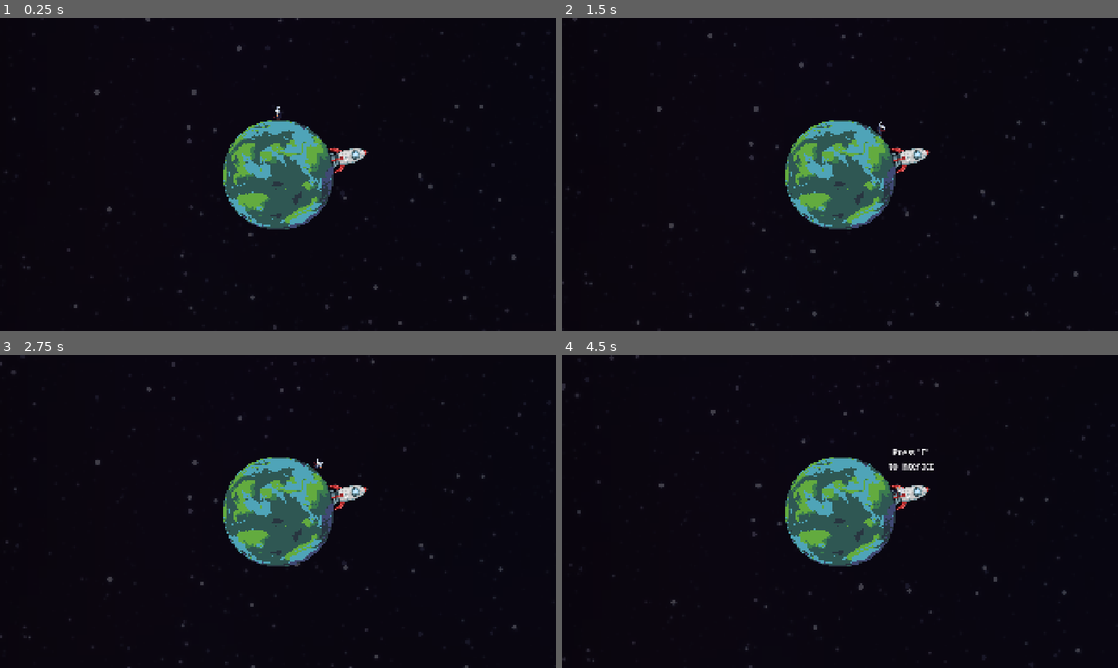
Above: before the commit, frames 1-4 (two rows, left to right).
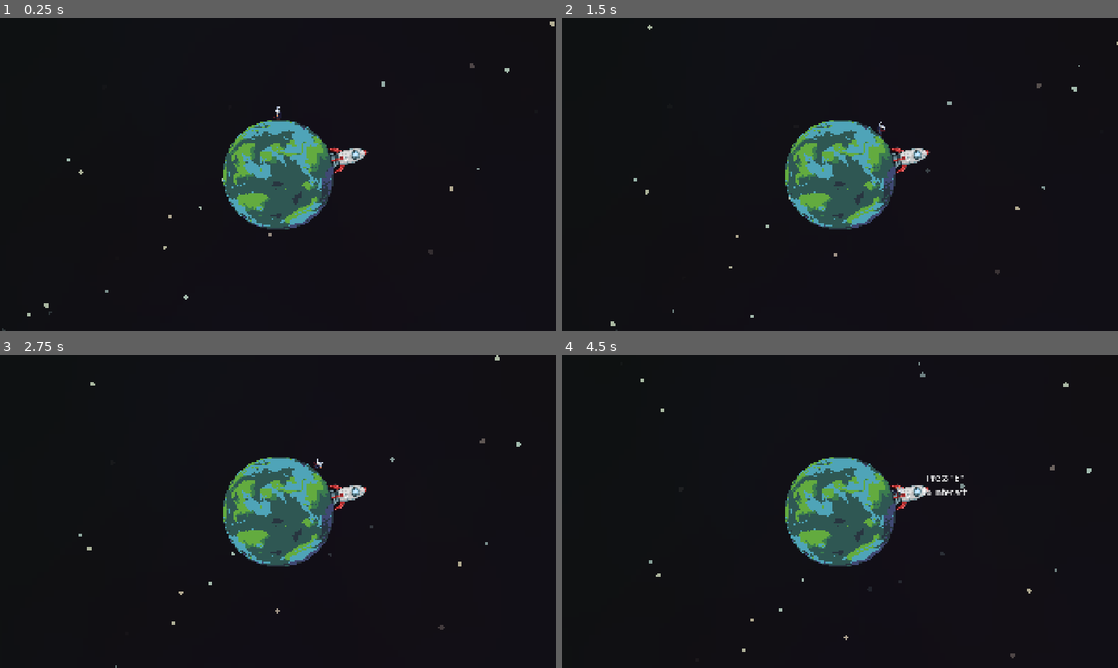
Above: after the commit, the same moments.

Repository: ChetterKRSK/SpaceSpeedrunner
Game: Godot game, scene res://gameScene.tscn
Two runs of this game, one before a commit and one after it. Both use one fixed random seed, a clock stepped at 60 frames per second and the inputs below.
Inputs (mouse positions are in pixels of both pictures, inside the frame that each line leads up to):
- Up to frame 1 (0.25 s): no input
- Up to frame 2 (1.5 s): tap Enter at 0.5 s; move the mouse to (840, 174) at 0.52 s; hold D (Move_Right) 0.53-1.28 s; tap E (Interact) at 0.6 s; move the mouse to (728, 190) at 1.27 s; hold Left (Move_Left) from 1.28 s (still down); click (728, 190) at 1.35 s
- Up to frame 3 (2.75 s): move the mouse to (333, 442) at 2.02 s; release Left (Move_Left) at 2.03 s; hold D (Move_Right) from 2.03 s (still down); tap E (Interact) at 2.1 s
- Up to frame 4 (4.5 s): move the mouse to (812, 574) at 2.77 s; click (812, 574) at 2.85 s; move the mouse to (1006, 558) at 3.52 s; release D (Move_Right) at 3.53 s; hold Left (Move_Left) from 3.53 s (still down); tap E (Interact) at 3.6 s; move the mouse to (673, 464) at 4.27 s; click (673, 464) at 4.35 s

The runs differ from the first frame. In frame 1, 0.5% of the frame differs, in the area x 0-100%, y 0-100%; in frame 2, 0.5%; in frame 3, 0.5%; in frame 4, 0.9%, in the area x 0-96%, y 0-100%.

Commit message:
Сделал генерируемый фон
Звезды - партиклы.
Туманности - цветной шум.
!!!Генерация шума возможно жрет скорость загрузки, надо бы проверить.

Diff:
--- a/gameScene.tscn
+++ b/gameScene.tscn
@@ -1,8 +1,7 @@
-[gd_scene load_steps=36 format=3 uid="uid://ipyyy8fyw71i"]
+[gd_scene load_steps=52 format=3 uid="uid://ipyyy8fyw71i"]
 
 [ext_resource type="Texture2D" uid="uid://sxem2r1i44in" path="res://assets/Sprites/Planet1.png" id="1_ijlju"]
 [ext_resource type="Script" uid="uid://dh4n41emaw2ty" path="res://game_scene.gd" id="1_vdwas"]
-[ext_resource type="Texture2D" uid="uid://d0vw5hu814uri" path="res://assets/Sprites/SpaceBG2.png" id="2_ftf7w"]
 [ext_resource type="Script" uid="uid://d32itkxdecy5m" path="res://state_machine/state_machine.gd" id="2_i1cje"]
 [ext_resource type="Texture2D" uid="uid://ck5wuiqdc7snw" path="res://assets/Sprites/Planet3.png" id="3_2aj80"]
 [ext_resource type="Script" uid="uid://sof2nveeoa7w" path="res://state_machine/on_planet_state.gd" id="3_66kf3"]
@@ -11,12 +10,130 @@
 [ext_resource type="Script" uid="uid://bw01fdv2gvlbt" path="res://state_machine/on_planet_orbit_state.gd" id="5_0q2ys"]
 [ext_resource type="Texture2D" uid="uid://bt74xwkj42yrf" path="res://assets/Sprites/Planet5.png" id="5_w4qqe"]
 [ext_resource type="Texture2D" uid="uid://b6ntb3d3se2jb" path="res://assets/Sprites/Star.png" id="6_d4m0j"]
-[ext_resource type="Texture2D" uid="uid://df6jx5yhfun4q" path="res://assets/Sprites/Fog.png" id="7_gh3f3"]
 [ext_resource type="Texture2D" uid="uid://d1mitx1fwe68h" path="res://assets/Sprites/Cursor.png" id="9_ftf7w"]
 [ext_resource type="PackedScene" uid="uid://dkfy6v0wwcf2y" path="res://scenes/player.tscn" id="12_b0yit"]
 [ext_resource type="PackedScene" uid="uid://c0vro1yvrd8vr" path="res://scenes/rocket.tscn" id="12_h52ud"]
 [ext_resource type="PackedScene" uid="uid://qdohnvxii20c" path="res://scenes/basePlanet.tscn" id="13_h52ud"]
 [ext_resource type="Texture2D" uid="uid://cg8d6scweyojp" path="res://assets/Sprites/Planet2.png" id="14_usena"]
+
+[sub_resource type="Curve" id="Curve_gh3f3"]
+_data = [Vector2(0.00132275, 0.0152687), 0.0, 0.0, 0, 0, Vector2(0.247354, 1), 4.00246, 0.0, 0, 0, Vector2(0.747354, 1), -3.46624e-07, -3.97895, 0, 1, Vector2(0.998677, 0), 0.0, 0.0, 0, 0]
+point_count = 4
+
+[sub_resource type="CurveTexture" id="CurveTexture_h52ud"]
+width = 32
+curve = SubResource("Curve_gh3f3")
+
+[sub_resource type="Gradient" id="Gradient_gh3f3"]
+offsets = PackedFloat32Array(0, 0.324638, 0.681159, 1)
+colors = PackedColorArray(0.837468, 0.722979, 0.710894, 1, 0.802946, 0.775847, 0.617518, 1, 0.739568, 0.858777, 0.753155, 1, 0.672341, 0.86191, 0.882517, 1)
+
+[sub_resource type="GradientTexture1D" id="GradientTexture1D_h52ud"]
+gradient = SubResource("Gradient_gh3f3")
+
+[sub_resource type="ParticleProcessMaterial" id="ParticleProcessMaterial_gh3f3"]
+particle_flag_align_y = true
+particle_flag_disable_z = true
+emission_shape = 3
+emission_box_extents = Vector3(100, 100, 1)
+angle_min = -360.0
+angle_max = 360.0
+direction = Vector3(1, 1, 0)
+spread = 180.0
+initial_velocity_max = 0.02
+gravity = Vector3(0, 0, 0)
+scale_min = 0.05
+scale_max = 0.1
+color_ramp = SubResource("GradientTexture1D_h52ud")
+alpha_curve = SubResource("CurveTexture_h52ud")
+
+[sub_resource type="Curve" id="Curve_h52ud"]
+_data = [Vector2(0, 0), 0.0, 0.0, 0, 0, Vector2(0.252645, 1), 3.95812, 0.0, 1, 0, Vector2(0.747354, 1), 0.0, -3.95811, 0, 1, Vector2(1, 0), 0.0, 0.0, 0, 0]
+point_count = 4
+
+[sub_resource type="CurveTexture" id="CurveTexture_usena"]
+width = 32
+curve = SubResource("Curve_h52ud")
+
+[sub_resource type="ParticleProcessMaterial" id="ParticleProcessMaterial_e2420"]
+particle_flag_align_y = true
+particle_flag_disable_z = true
+emission_shape = 3
+emission_box_extents = Vector3(100, 100, 1)
+angle_min = -360.0
+angle_max = 360.0
+direction = Vector3(1, 1, 0)
+spread = 180.0
+initial_velocity_max = 0.02
+gravity = Vector3(0, 0, 0)
+scale_min = 0.05
+scale_max = 0.1
+scale_curve = SubResource("CurveTexture_usena")
+color_ramp = SubResource("GradientTexture1D_h52ud")
+alpha_curve = SubResource("CurveTexture_h52ud")
+
+[sub_resource type="ParticleProcessMaterial" id="ParticleProcessMaterial_h52ud"]
+particle_flag_align_y = true
+particle_flag_disable_z = true
+emission_shape = 3
+emission_box_extents = Vector3(100, 100, 1)
+angle_min = -360.0
+angle_max = 360.0
+direction = Vector3(1, 1, 0)
+spread = 180.0
+initial_velocity_min = 1.0
+initial_velocity_max = 3.0
+gravity = Vector3(0, 0, 0)
+scale_min = 0.05
+scale_max = 0.1
+scale_curve = SubResource("CurveTexture_usena")
+color_ramp = SubResource("GradientTexture1D_h52ud")
+alpha_curve = SubResource("CurveTexture_h52ud")
+
+[sub_resource type="Gradient" id="Gradient_aui1i"]
+offsets = PackedFloat32Array(0, 0.9975)
+colors = PackedColorArray(1, 0, 0, 0.101961, 1, 0, 0, 0.0509804)
+
+[sub_resource type="FastNoiseLite" id="FastNoiseLite_0q2ys"]
+noise_type = 2
+seed = 1
+frequency = 0.0024
+
+[sub_resource type="NoiseTexture2D" id="NoiseTexture2D_gh3f3"]
+width = 1920
+height = 1080
+color_ramp = SubResource("Gradient_aui1i")
+noise = SubResource("FastNoiseLite_0q2ys")
+
+[sub_resource type="Gradient" id="Gradient_h52ud"]
+offsets = PackedFloat32Array(0, 0.9975)
+colors = PackedColorArray(0, 1, 0, 0.101961, 0, 1, 0, 0.0509804)
+
+[sub_resource type="FastNoiseLite" id="FastNoiseLite_usena"]
+noise_type = 2
+seed = 2
+frequency = 0.0041
+
+[sub_resource type="NoiseTexture2D" id="NoiseTexture2D_e2420"]
+width = 1920
+height = 1080
+color_ramp = SubResource("Gradient_h52ud")
+noise = SubResource("FastNoiseLite_usena")
+
+[sub_resource type="Gradient" id="Gradient_gc1g1"]
+offsets = PackedFloat32Array(0, 0.9975)
+colors = PackedColorArray(0, 0, 1, 0.101961, 0, 0, 1, 0.0509804)
+
+[sub_resource type="FastNoiseLite" id="FastNoiseLite_1mowf"]
+noise_type = 2
+seed = 3
+frequency = 0.0064
+
+[sub_resource type="NoiseTexture2D" id="NoiseTexture2D_pvdr1"]
+width = 1920
+height = 1080
+color_ramp = SubResource("Gradient_gc1g1")
+noise = SubResource("FastNoiseLite_1mowf")
 
 [sub_resource type="Curve2D" id="Curve2D_vdwas"]
 _data = {
@@ -218,7 +335,7 @@
 [node name="GameScene" type="Node2D"]
 script = ExtResource("1_vdwas")
 planetOrbitSpeed = Array[float]([0.0, 0.0, 0.0, 0.0, 0.0])
-planetStartPosition = Array[float]([0.0, -99.0, -99.0, -99.0, -99.0])
+planetStartPosition = Array[float]([-9.0, -9.0, -9.0, -9.0, -9.0])
 
 [node name="StateMachine" type="Node2D" parent="."]
 script = ExtResource("2_i1cje")
@@ -236,83 +353,54 @@
 
 [node name="BG" type="Node" parent="MainObjectsSystem"]
 
+[node name="BlackBG" type="Polygon2D" parent="MainObjectsSystem/BG"]
+z_index = -5
+scale = Vector2(115.64, 1)
+color = Color(0, 0, 0, 1)
+polygon = PackedVector2Array(-110, 7500, -110, -7500, 110, -7500, 110, 7500)
+
 [node name="Stars" type="Node2D" parent="MainObjectsSystem/BG"]
-
-[node name="SpaceBg" type="Sprite2D" parent="MainObjectsSystem/BG/Stars"]
 z_index = -5
-position = Vector2(-11520, -6480)
-scale = Vector2(1.5, 1.5)
-texture = ExtResource("2_ftf7w")
-
-[node name="SpaceBg2" type="Sprite2D" parent="MainObjectsSystem/BG/Stars"]
+
+[node name="MainStars" type="GPUParticles2D" parent="MainObjectsSystem/BG/Stars"]
+scale = Vector2(121, 68.5)
+amount = 10000
+texture = ExtResource("9_ftf7w")
+lifetime = 120.0
+preprocess = 120.0
+randomness = 0.25
+process_material = SubResource("ParticleProcessMaterial_gh3f3")
+
+[node name="TwinklingStars" type="GPUParticles2D" parent="MainObjectsSystem/BG/Stars"]
+scale = Vector2(121, 68.5)
+amount = 100
+texture = ExtResource("9_ftf7w")
+randomness = 1.0
+process_material = SubResource("ParticleProcessMaterial_e2420")
+
+[node name="FallingStars" type="GPUParticles2D" parent="MainObjectsSystem/BG/Stars"]
+scale = Vector2(121, 68.5)
+amount = 10
+texture = ExtResource("9_ftf7w")
+lifetime = 5.0
+randomness = 1.0
+process_material = SubResource("ParticleProcessMaterial_h52ud")
+
+[node name="Fog" type="Node2D" parent="MainObjectsSystem/BG"]
+process_mode = 4
 z_index = -5
-position = Vector2(0, -6480)
-scale = Vector2(1.5, 1.5)
-texture = ExtResource("2_ftf7w")
-
-[node name="SpaceBg3" type="Sprite2D" parent="MainObjectsSystem/BG/Stars"]
-z_index = -5
-position = Vector2(11520, -6480)
-scale = Vector2(1.5, 1.5)
-texture = ExtResource("2_ftf7w")
-
-[node name="SpaceBg4" type="Sprite2D" parent="MainObjectsSystem/BG/Stars"]
-z_index = -5
-position = Vector2(-11520, 0.000488281)
-scale = Vector2(1.5, 1.5)
-texture = ExtResource("2_ftf7w")
-
-[node name="SpaceBg5" type="Sprite2D" parent="MainObjectsSystem/BG/Stars"]
-z_index = -5
-scale = Vector2(1.5, 1.5)
-texture = ExtResource("2_ftf7w")
-
-[node name="SpaceBg6" type="Sprite2D" parent="MainObjectsSystem/BG/Stars"]
-z_index = -5
-position = Vector2(11520, 0)
-scale = Vector2(1.5, 1.5)
-texture = ExtResource("2_ftf7w")
-
-[node name="SpaceBg7" type="Sprite2D" parent="MainObjectsSystem/BG/Stars"]
-z_index = -5
-position = Vector2(-11520, 6480)
-scale = Vector2(1.5, 1.5)
-texture = ExtResource("2_ftf7w")
-
-[node name="SpaceBg8" type="Sprite2D" parent="MainObjectsSystem/BG/Stars"]
-z_index = -5
-position = Vector2(0, 6480)
-scale = Vector2(1.5, 1.5)
-texture = ExtResource("2_ftf7w")
-
-[node name="SpaceBg9" type="Sprite2D" parent="MainObjectsSystem/BG/Stars"]
-z_index = -5
-position = Vector2(11520, 6480)
-scale = Vector2(1.5, 1.5)
-texture = ExtResource("2_ftf7w")
-
-[node name="Fog" type="Node2D" parent="MainObjectsSystem/BG"]
-
-[node name="Fog3" type="Sprite2D" parent="MainObjectsSystem/BG/Fog"]
-modulate = Color(0, 0.294118, 0, 0.392157)
-z_index = -5
-scale = Vector2(21.8911, -21.8911)
-texture = ExtResource("7_gh3f3")
-
-[node name="Fog2" type="Sprite2D" parent="MainObjectsSystem/BG/Fog"]
-modulate = Color(0.294118, 0, 0, 0.392157)
-z_index = -5
-position = Vector2(-0.00130882, 0.000232935)
-rotation = 3.14159
-scale = Vector2(22.401, -22.401)
-texture = ExtResource("7_gh3f3")
-
-[node name="Fog4" type="Sprite2D" parent="MainObjectsSystem/BG/Fog"]
-modulate = Color(0, 0, 0.294118, 0.392157)
-z_index = -5
-position = Vector2(-0.00130882, 0.000232935)
-scale = Vector2(22.8711, 22.8711)
-texture = ExtResource("7_gh3f3")
+
+[node name="FogRed" type="Sprite2D" parent="MainObjectsSystem/BG/Fog"]
+scale = Vector2(13.2802, 13.8889)
+texture = SubResource("NoiseTexture2D_gh3f3")
+
+[node name="FogGreen" type="Sprite2D" parent="MainObjectsSystem/BG/Fog"]
+scale = Vector2(13.2802, 13.8889)
+texture = SubResource("NoiseTexture2D_e2420")
+
+[node name="FogBlue" type="Sprite2D" parent="MainObjectsSystem/BG/Fog"]
+scale = Vector2(13.2802, 13.8889)
+texture = SubResource("NoiseTexture2D_pvdr1")
 
 [node name="PlanetOrbit0" type="Path2D" parent="MainObjectsSystem" node_paths=PackedStringArray("line") groups=["planetOrbits"]]
 curve = SubResource("Curve2D_vdwas")
@@ -322,6 +410,7 @@
 line_width = 35.0
 
 [node name="PlanetOrbit0Line" type="Line2D" parent="MainObjectsSystem/PlanetOrbit0" groups=["on_star_map_state_objects"]]
+z_index = -1
 points = PackedVector2Array(1500, 0, 1492.22, -152.802, 1469.38, -301.318, 1432.27, -444.781, 1381.64, -582.422, 1318.2 …(1087 unchanged characters)…
 width = 35.0
 joint_mode = 2
@@ -333,7 +422,7 @@
 rotates = false
 
 [node name="Planet" parent="MainObjectsSystem/PlanetOrbit0/PathFollow2D" instance=ExtResource("13_h52ud")]
-planetName = "Астрея вечно зелёная"
+planetName = "Астрея зелёная"
 
 [node name="Sprite2D" parent="MainObjectsSystem/PlanetOrbit0/PathFollow2D/Planet" index="0"]
 position = Vector2(-0.5, -0.5)
@@ -361,6 +450,7 @@
 line_width = 25.0
 
 [node name="PlanetOrbit1Line" type="Line2D" parent="MainObjectsSystem/PlanetOrbit1" groups=["on_star_map_state_objects"]]
+z_index = -1
 points = PackedVector2Array(2500, 0, 2487.03, -254.669, 2448.97, -502.197, 2387.12, -741.302, 2302.73, -970.703, 2197.1 …(1095 unchanged characters)…
 width = 35.0
 joint_mode = 2
@@ -392,6 +482,7 @@
 line_width = 30.0
 
 [node name="PlanetOrbit2Line" type="Line2D" parent="MainObjectsSystem/PlanetOrbit2" groups=["on_star_map_state_objects"]]
+z_index = -1
 points = PackedVector2Array(3500, 0, 3481.84, -356.537, 3428.56, -703.076, 3341.96, -1037.82, 3223.83, -1358.98, 3075.9 …(1071 unchanged characters)…
 width = 30.0
 joint_mode = 2
@@ -423,6 +514,7 @@
 line_width = 30.0
 
 [node name="PlanetOrbit3Line" type="Line2D" parent="MainObjectsSystem/PlanetOrbit3" groups=["on_star_map_state_objects"]]
+z_index = -1
 points = PackedVector2Array(4500, 0, 4476.65, -458.405, 4408.15, -903.955, 4296.81, -1334.34, 4144.92, -1747.27, 3954.8 …(1079 unchanged characters)…
 width = 30.0
 joint_mode = 2
@@ -454,6 +546,7 @@
 line_width = 30.0
 
 [node name="PlanetOrbit4Line" type="Line2D" parent="MainObjectsSystem/PlanetOrbit4" groups=["on_star_map_state_objects"]]
+z_index = -1
 points = PackedVector2Array(5500, 0, 5471.47, -560.272, 5387.74, -1104.83, 5251.65, -1630.87, 5066.02, -2135.55, 4833.6 …(1095 unchanged characters)…
 width = 30.0
 joint_mode = 2
@@ -488,7 +581,7 @@
 
 [node name="MouseCursor" type="Sprite2D" parent="." groups=["on_star_map_state_objects"]]
 self_modulate = Color(1, 0, 0, 1)
-position = Vector2(-11904, -6656)
+position = Vector2(-20000, -20000)
 texture = ExtResource("9_ftf7w")
 
 [node name="MainCamera" type="Camera2D" parent="."]
--- a/game_scene.gd
+++ b/game_scene.gd
@@ -32,7 +32,7 @@
 
 func setStandartValues():
 	for i in planetStartPosition.size():
-		if planetStartPosition[i] == -99:
+		if planetStartPosition[i] == -9:
 			planetStartPosition[i] = randf_range(0, 1)
 			get_tree().get_nodes_in_group("planetPathFollows")[i].progress_ratio = planetStartPosition[i]
 
--- a/scenes/basePlanet.tscn
+++ b/scenes/basePlanet.tscn
@@ -102,6 +102,6 @@
 size_flags_vertical = 3
 size_flags_stretch_ratio = 0.5
 theme = ExtResource("3_5xita")
-text = "ОСТАЛОСЬ: 05:32"
+text = "ОСТАЛОСЬ: 00:00"
 vertical_alignment = 2
 uppercase = true
--- a/scenes/rocket.tscn
+++ b/scenes/rocket.tscn
@@ -47,7 +47,7 @@
 offset_top = -110.0
 offset_right = 110.0
 offset_bottom = -50.0
-pivot_offset = Vector2(110, 110)
+pivot_offset = Vector2(110, 30)
 theme_override_font_sizes/font_size = 20
 text = "Для взаимодействия
 Нажмите \"%s\""
